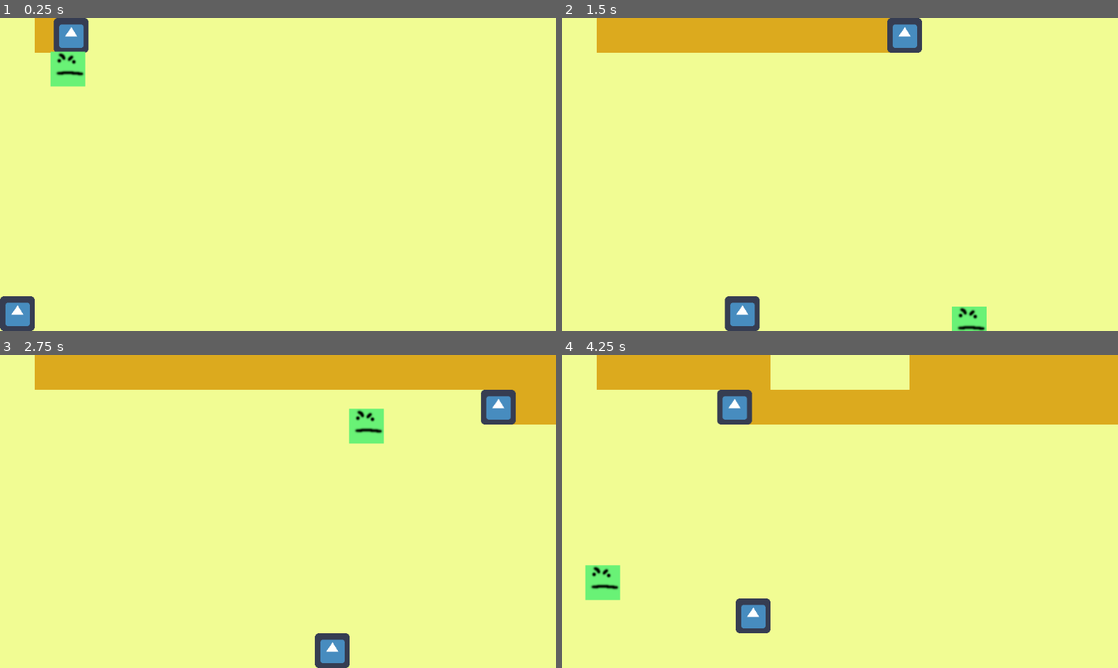
Above: before the commit, frames 1-4 (two rows, left to right).
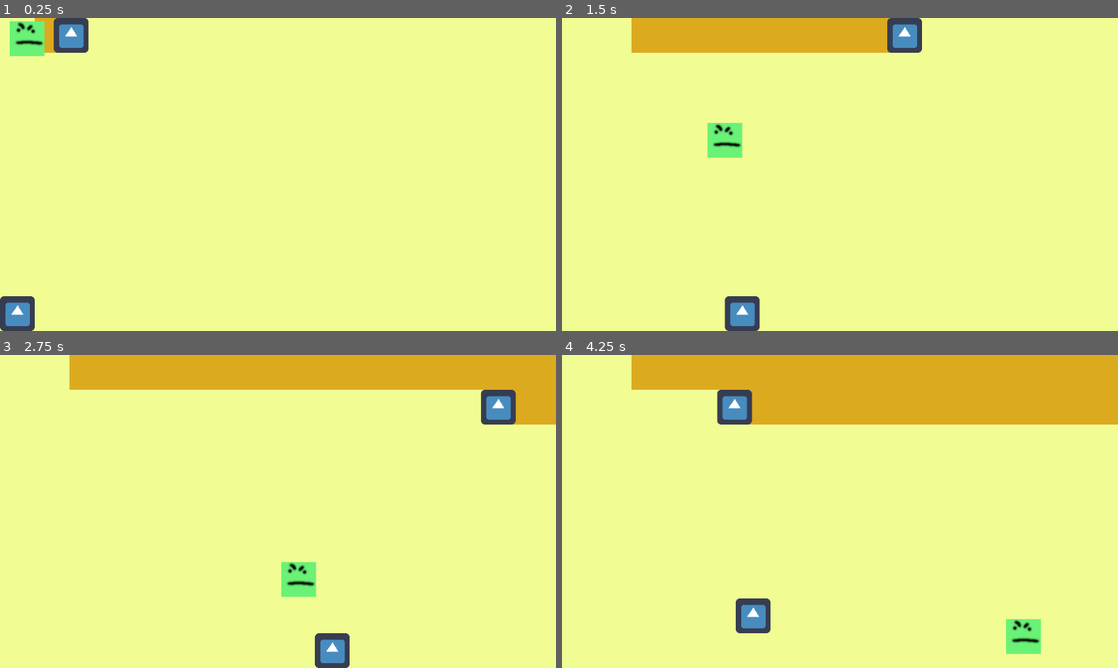
Above: after the commit, the same moments.

Repository: ImpeccableN/archeogame
Game: Godot game, scene res://Minigame1/Minigame1.tscn
Same seed, same stepped clock (60 frames per second), same inputs: the game is played once before the commit and once after it. The project has no main scene, so this scene is started directly. The engine's default icon, where the game draws it, is replaced by a stand-in: a white triangle on a blue panel in a dark square.
Inputs:
- Up to frame 1 (0.25 s): no input
- Up to frame 2 (1.5 s): hold D (move_right) 0.53-1.28 s; hold S (move_down) from 1.28 s (still down)
- Up to frame 3 (2.75 s): release S (move_down) at 2.03 s; hold D (move_right) from 2.03 s (still down)
- Up to frame 4 (4.25 s): release D (move_right) at 2.78 s; hold W (move_up) 2.78-3.53 s; hold A (move_left) from 3.53 s (still down)

The runs differ from the first frame. In frame 1, 1.4% of the frame differs, in the area x 1-16%, y 0-22%; in frame 2, 1.9%; in frame 3, 2.1%; in frame 4, 4.9%, in the area x 4-87%, y 0-96%.

Commit message:
created artefact scene

Diff:
--- /dev/null
+++ b/HeuneburgGame/Minigame1/Artefact.tscn
@@ -0,0 +1,14 @@
+[gd_scene load_steps=3 format=2]
+
+[ext_resource path="res://Minigame1/Assets/Sprites/placeholder_artefact.png" type="Texture" id=1]
+
+[sub_resource type="RectangleShape2D" id=1]
+extents = Vector2( 32, 32 )
+
+[node name="Artefact" type="Area2D"]
+
+[node name="Sprite" type="Sprite" parent="."]
+texture = ExtResource( 1 )
+
+[node name="CollisionShape2D" type="CollisionShape2D" parent="."]
+shape = SubResource( 1 )
--- a/HeuneburgGame/Minigame1/Sun.gd
+++ b/HeuneburgGame/Minigame1/Sun.gd
@@ -1,6 +1,6 @@
 extends Area2D
 
-export var speed = 500.0
+export var speed = 200.0
 onready var screen_size = get_viewport_rect().size
 
 var direction := Vector2(1.0, 0.75)
